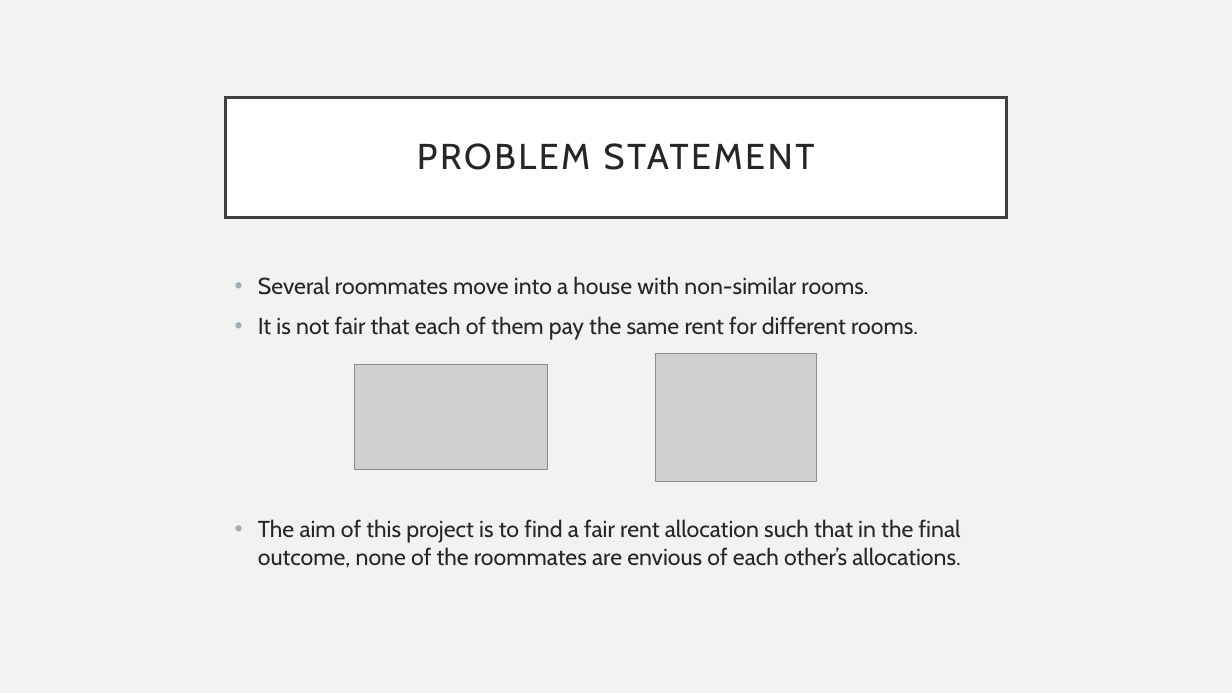
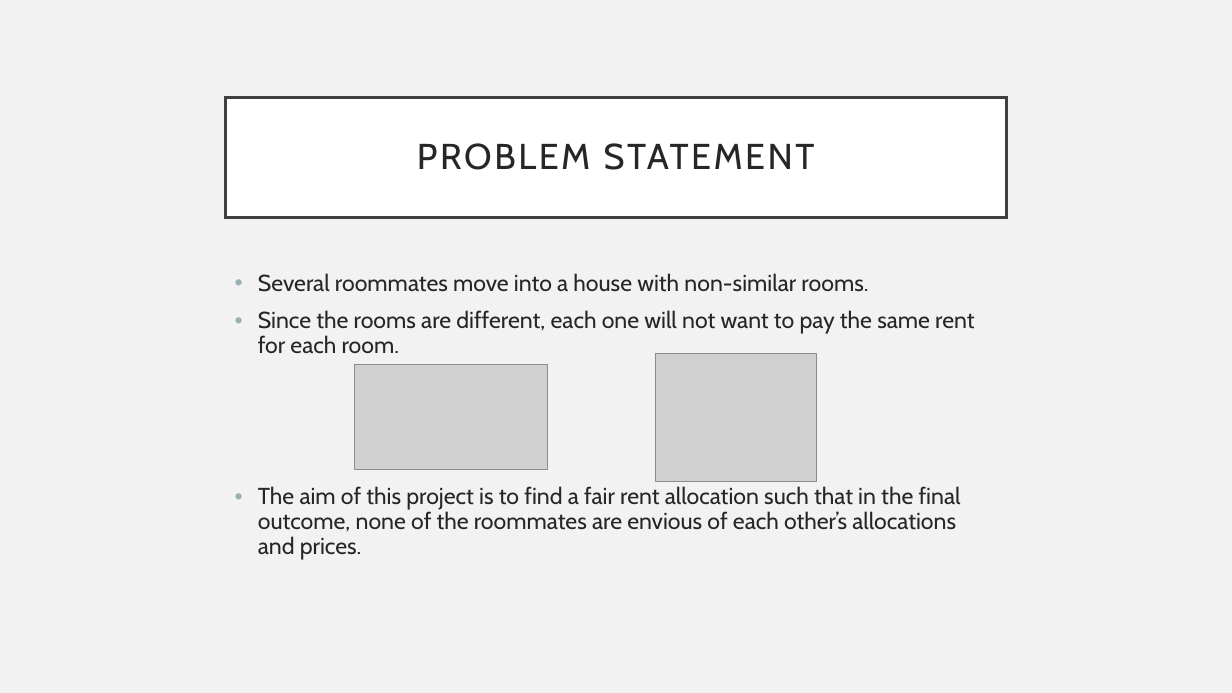
Before and after one commit to tanvinerkar/fair-rent-division, a slide deck: slide 2 of final-ppt.pptx. Drawn at 1232x693 pixels with LibreOffice and Linux fonts; fonts in the diff are those of the drawing; grey boxes stand for pictures. Boxes give left, top, right and bottom in pixels: in the first picture for what was removed or moved away, otherwise in the second. Text is boxed around its words. In the diff, an @@ line names an element or a change of style, - is before the commit and + after.

Commit message:
Presentation made.

```diff
--- a/final-ppt.pptx
+++ b/final-ppt.pptx
@@ text at (258, 273, 868, 292): line spacing 1 to 0.9 @@
@@ text at (258, 310, 974, 560): text changed @@
-• It is not fair that each of them pay the same rent for different rooms.
-• The aim of this project is to find a fair rent allocation such that in the final outcome, none of the roommates are envious of each other’s allocations.
+• Since the rooms are different, each one will not want to pay the same rent for each room.
+• The aim of this project is to find a fair rent allocation such that in the final outcome, none of the roommates are envious of each other’s allocations and prices.
```
Also in this commit, not shown: 6 other slides changed, 7 slides added, 1 slide removed, 7 other files.
